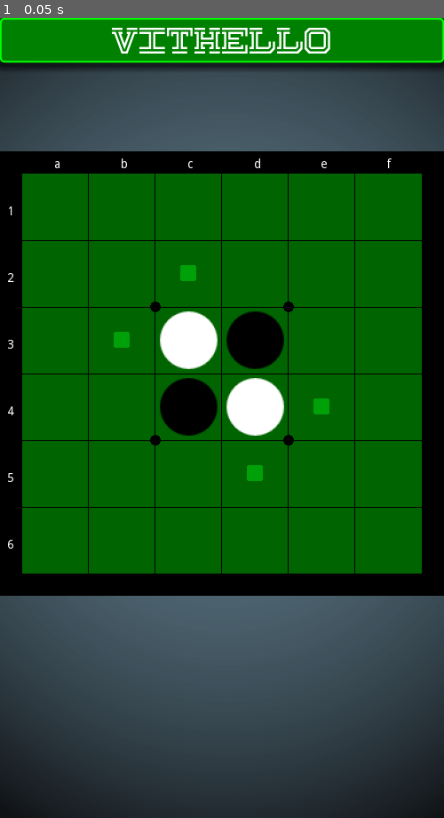
Above: before the commit, frame 1.
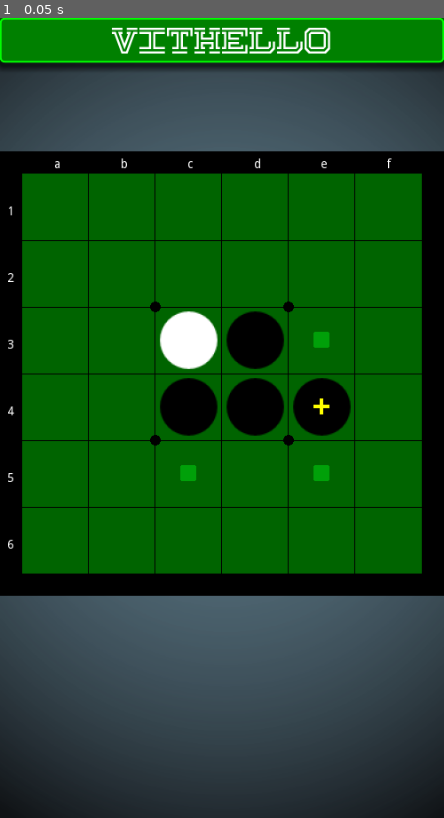
Above: after the commit, the same moment.

Repository: vivisuke/Othello6x6
Game: Godot game, scene res://MainSene.tscn
Two runs of this game, one before a commit and one after it. Both use one fixed random seed, a clock stepped at 60 frames per second and the inputs below.
Inputs:
- Up to frame 1 (0.05 s): no input

The runs differ from the first frame. In frame 1, 1.9% of the frame differs, in the area x 25-80%, y 30-58%.

Commit message:
0073 ◎ C 09/18 09/18 0.001│ToDo│put, un_put() 実装

Diff:
--- a/Godot/Othello6x6/scripts/MainSene.gd
+++ b/Godot/Othello6x6/scripts/MainSene.gd
@@ -61,8 +61,12 @@
 	#
 	##update_humanAIColor()	# 人間・AI 石色表示
 	init_bd_array()
+	putBlack(4, 3)
+	putIX = xyToArrayIX(4, 3)
+	next_color = WHITE
 	update_TileMap()
 	update_cursor()
+
 func xyToArrayIX(x, y):		# 0 <= x, y < 8
 	return (y+1)*ARY_WIDTH + (x+1)
 func aixToX(ix : int):
@@ -158,6 +162,84 @@
 			if canPutWhite(x, y):
 				return true;
 	return false;
+func putWhiteSub(ix, dir):
+	ix += dir
+	if bd_array[ix] != BLACK:
+		return 0
+	var n = 0
+	while bd_array[ix] == BLACK:
+		n += 1
+		ix += dir
+	if bd_array[ix] != WHITE:
+		return 0
+	for i in range(n):
+		ix -= dir
+		bd_array[ix] = WHITE
+		put_stack.push_back(ix)
+	return n
+func putBlackSub(ix, dir):
+	ix += dir
+	if bd_array[ix] != WHITE:
+		return 0
+	var n = 0
+	while bd_array[ix] == WHITE:
+		n += 1
+		ix += dir
+	if bd_array[ix] != BLACK:
+		return 0
+	for i in range(n):
+		ix -= dir
+		bd_array[ix] = BLACK
+		put_stack.push_back(ix)
+	return n
+func putWhite(x, y):	# 返した石数を返す
+	return putWhiteIX(xyToArrayIX(x, y))
+func putWhiteIX(ix):	# 返した石数を返す
+	#var ix = xyToArrayIX(x, y)
+	var n = putWhiteSub(ix, -ARY_WIDTH-1)
+	n += putWhiteSub(ix, -ARY_WIDTH)
+	n += putWhiteSub(ix, -ARY_WIDTH+1)
+	n += putWhiteSub(ix, -1)
+	n += putWhiteSub(ix, 1)
+	n += putWhiteSub(ix, ARY_WIDTH-1)
+	n += putWhiteSub(ix, ARY_WIDTH)
+	n += putWhiteSub(ix, ARY_WIDTH+1)
+	if n != 0:
+		bd_array[ix] = WHITE
+		put_stack.push_back(n)
+		put_stack.push_back(ix)
+	return n
+func putBlack(x, y):	# 返した石数を返す
+	return putBlackIX(xyToArrayIX(x, y))
+func putBlackIX(ix):	# 返した石数を返す
+	#var ix = xyToArrayIX(x, y)
+	var n = putBlackSub(ix, -ARY_WIDTH-1)
+	n += putBlackSub(ix, -ARY_WIDTH)
+	n += putBlackSub(ix, -ARY_WIDTH+1)
+	n += putBlackSub(ix, -1)
+	n += putBlackSub(ix, 1)
+	n += putBlackSub(ix, ARY_WIDTH-1)
+	n += putBlackSub(ix, ARY_WIDTH)
+	n += putBlackSub(ix, ARY_WIDTH+1)
+	if n != 0:
+		bd_array[ix] = BLACK
+		put_stack.push_back(n)
+		put_stack.push_back(ix)
+	return n
+func un_putWhite():
+	var ix = put_stack.pop_back()
+	bd_array[ix] = EMPTY
+	var n = put_stack.pop_back()
+	for i in range(n):
+		var k = put_stack.pop_back()
+		bd_array[k] = BLACK
+func un_putBlack():
+	var ix = put_stack.pop_back()
+	bd_array[ix] = EMPTY
+	var n = put_stack.pop_back()
+	for i in range(n):
+		var k = put_stack.pop_back()
+		bd_array[k] = WHITE
 
 func _input(event):
 	if event is InputEventMouseButton:
Not shown, changed: Othello6x6.spr
